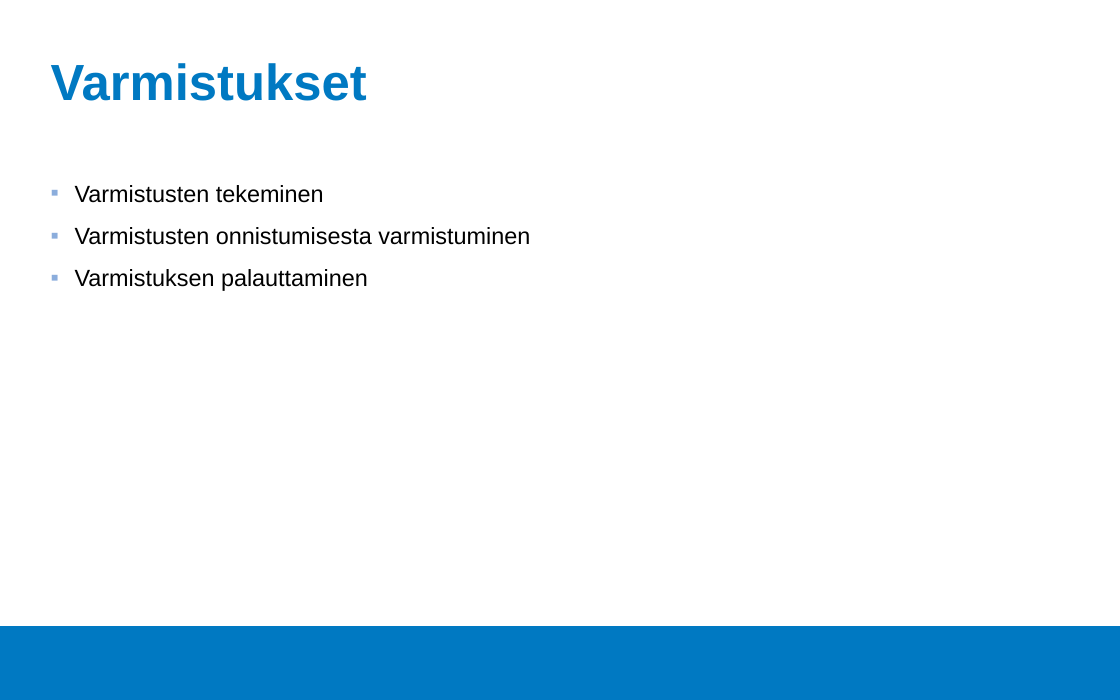
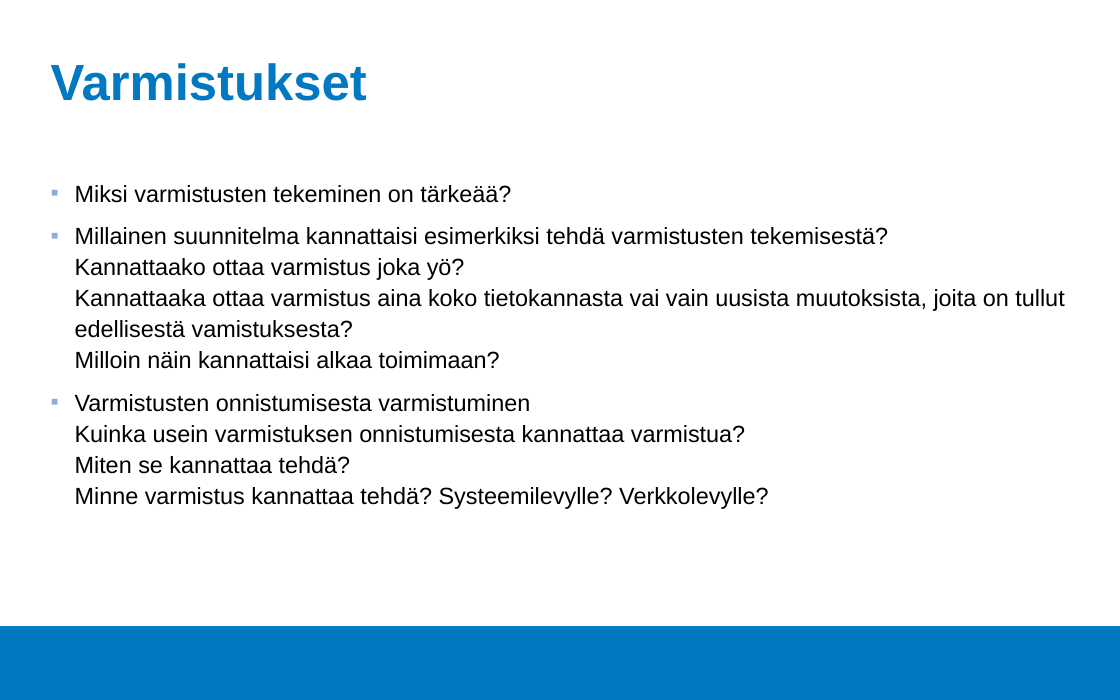
Before and after one commit to Tietokantahallinta/Tietokantahallinta.github.io, a slide deck: slide 4 of luennot/viikko04/Luentokalvot_04.odp. Drawn at 1120x700 pixels with LibreOffice and Linux fonts; fonts in the diff are those of the drawing; background and template pictures are left out. Boxes give left, top, right and bottom in pixels: in the first picture for what was removed or moved away, otherwise in the second. Text is boxed around its words. In the diff, an @@ line names an element or a change of style, - is before the commit and + after.

```diff
--- a/luennot/viikko04/Luentokalvot_04.odp
+++ b/luennot/viikko04/Luentokalvot_04.odp
@@ text at (75, 185, 1064, 509): text changed @@
-▪ Varmistusten tekeminen
-▪ Varmistusten onnistumisesta varmistuminen
-▪ Varmistuksen palauttaminen
+▪ Miksi varmistusten tekeminen on tärkeää?
+▪ Millainen suunnitelma kannattaisi esimerkiksi tehdä varmistusten tekemisestä?
+  Kannattaako ottaa varmistus joka yö?
+  Kannattaaka ottaa varmistus aina koko tietokannasta vai vain uusista muutoksista, joita on tullut edellisestä vamistuksesta?
+  Milloin näin kannattaisi alkaa toimimaan?
+▪ Varmistusten onnistumisesta varmistuminen
+  Kuinka usein varmistuksen onnistumisesta kannattaa varmistua?
+  Miten se kannattaa tehdä?
+  Minne varmistus kannattaa tehdä? Systeemilevylle? Verkkolevylle?
```
Also in this commit, not shown: 1 slide added, 2 other files.
